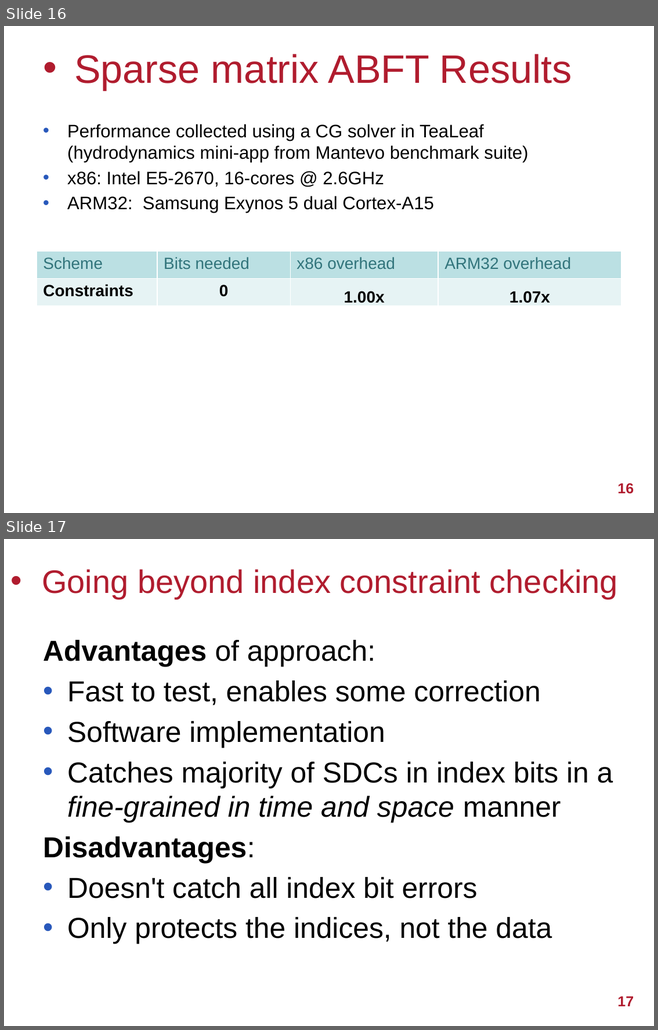
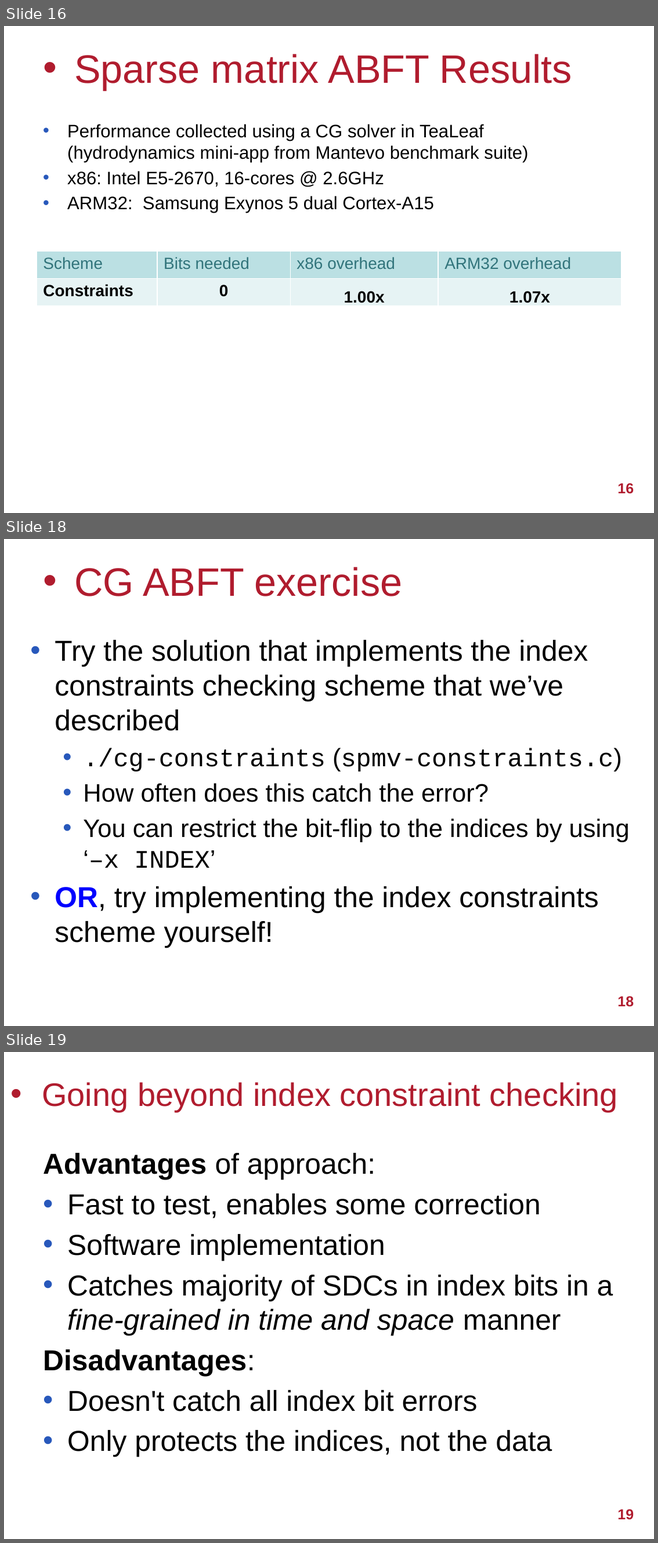
Before and after one commit to UoB-HPC/abft-training, a slide deck: sparse-abft.pptx. Shown one above the other, each under a label of ours: slides 16 and 17 before the commit, slides 16, 18 and 19 after it; the slides between them are not shown. The pictures are 658x1030 and 658x1543 pixels, drawn with LibreOffice and Linux fonts; fonts in the diff are those of the drawing; background and template pictures are left out. Boxes give left, top, right and bottom in pixels: in the first picture for what was removed or moved away, otherwise in the second. Text is boxed around its words. In the diff, an @@ line names an element or a change of style, - is before the commit and + after.

Commit message:
Add exercise slides for constraints and general usage

```diff
--- a/sparse-abft.pptx
+++ b/sparse-abft.pptx
@@ slide 18 added at [4,539,654,1026], background #FFFFFF @@
@@ title added at [74,567,402,596], 44 pt, text #B01C2E @@
+• CG ABFT exercise
@@ text added at [54,640,629,948], 32 pt, text #000000 @@
+• Try the solution that implements the index constraints checking scheme that we’ve described
+  • ./cg-constraints (spmv-constraints.c)
+  • How often does this catch the error?
+  • You can restrict the bit-flip to the indices by using ‘–x INDEX’
+• OR, try implementing the index constraints scheme yourself!
@@ page number added at [617,996,633,1007], 16 pt, text #B01C2E, bold @@
+18
@@ what was slide 17 is now slide 19 @@
@@ page number at [617,1509,633,1520]: text changed @@
-17
+19
```
Also in this commit, not shown: 2 slides changed, 1 other slide added.
